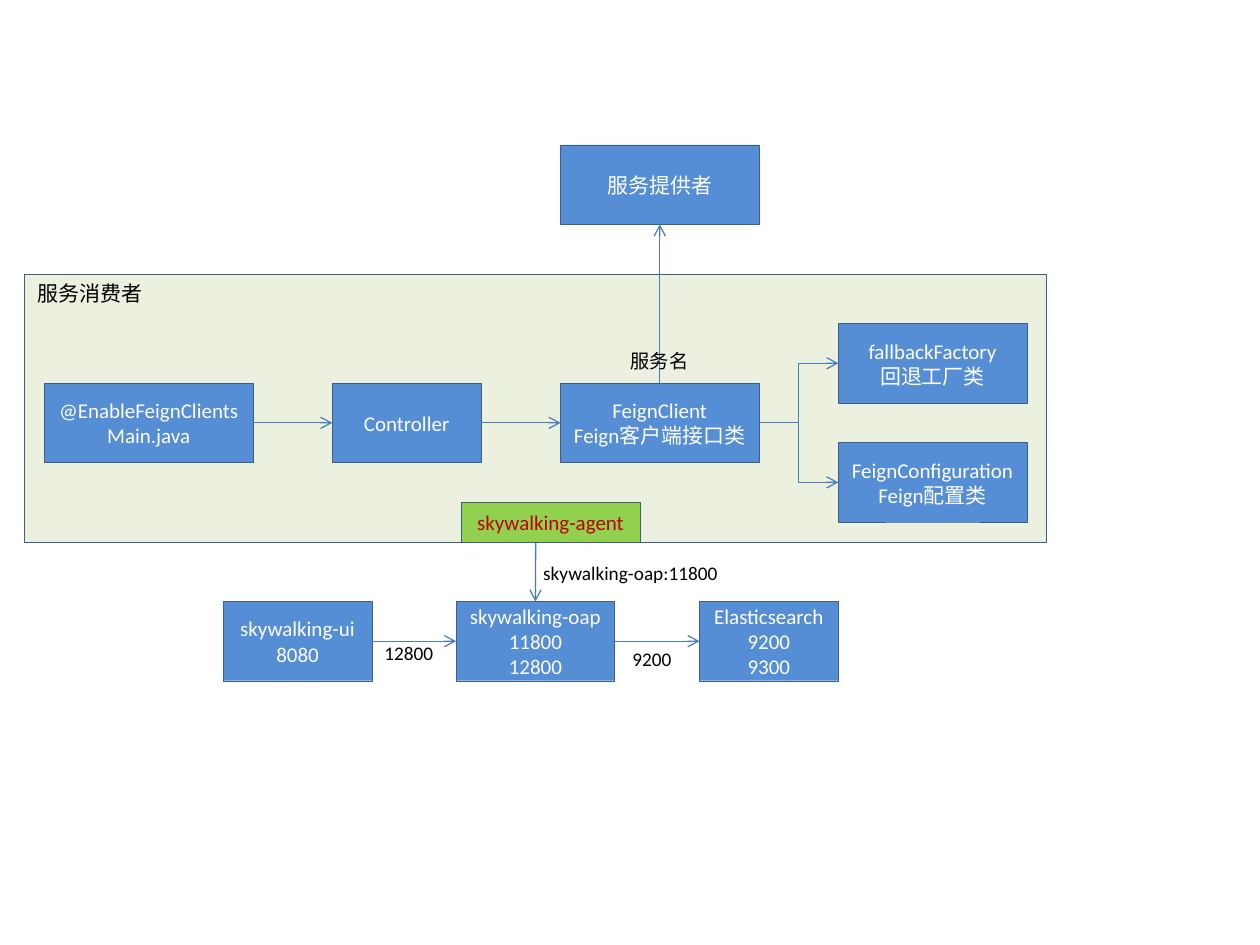
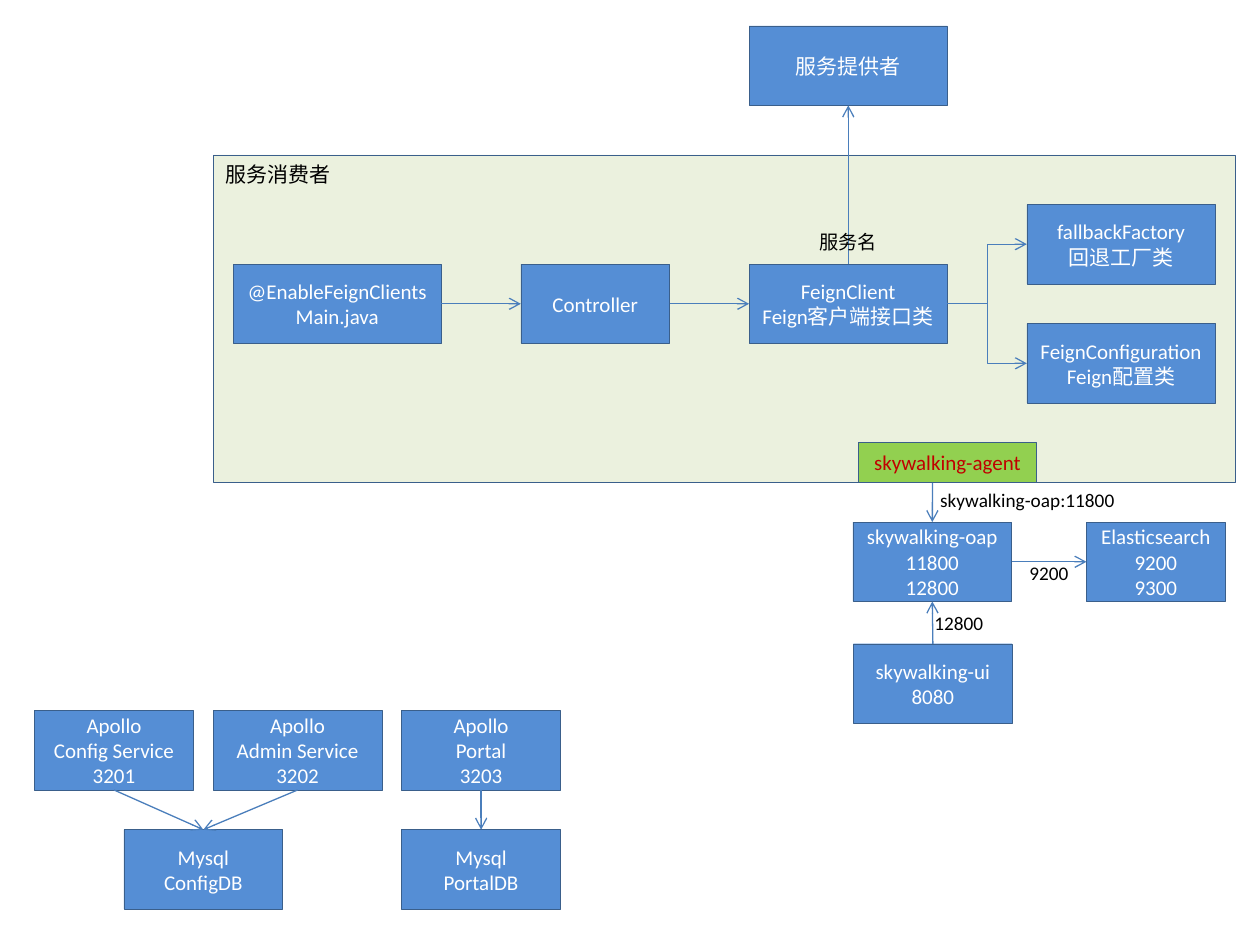
Before and after one commit to chenjumin/seasy-cloud, a slide deck: slide 1 of doc/设计原图.pptx. Drawn at 1260x945 pixels with LibreOffice and Linux fonts; fonts in the diff are those of the drawing. Boxes give left, top, right and bottom in pixels: in the first picture for what was removed or moved away, otherwise in the second. Text is boxed around its words. In the diff, an @@ line names an element or a change of style, - is before the commit and + after.

Commit message:
apollo

```diff
--- a/doc/设计原图.pptx
+++ b/doc/设计原图.pptx
@@ rectangle "服务消费者": place and size @@
-rectangle "服务消费者" at [25,275,1047,543]
+rectangle "服务消费者" at [213,155,1235,483]
@@ 3 rectangles, 1 text: place and size @@
-3 rectangles, 1 text at [333,145,759,462]
+3 rectangles, 1 text at [520,26,946,344]
@@ 3 rectangles, 3 arrows, 2 elbow arrows: place and size @@
-3 rectangles, 3 arrows, 2 elbow arrows at [44,224,1027,522]
+3 rectangles, 3 arrows, 2 elbow arrows at [233,106,1216,403]
@@ rectangle "skywalking-agent": place and size @@
-rectangle "skywalking-agent" at [461,503,640,542]
+rectangle "skywalking-agent" at [858,442,1037,481]
@@ arrow moved from (536, 542) - (536, 601) to (932, 462) - (932, 522) @@
@@ text "skywalking-oap:11800": place and size @@
-text "skywalking-oap:11800" at [543,566,717,584]
+text "skywalking-oap:11800" at [940,493,1114,511]
@@ rectangle "skywalking-oap": place and size @@
-rectangle "skywalking-oap" at [456,601,615,680]
+rectangle "skywalking-oap" at [853,522,1012,601]
@@ rectangle "Elasticsearch": place and size @@
-rectangle "Elasticsearch" at [699,601,838,680]
+rectangle "Elasticsearch" at [1086,522,1225,601]
@@ arrow moved from (615, 641) - (699, 641) to (1012, 562) - (1086, 562) @@
@@ text "9200": place and size @@
-text "9200" at [632,653,671,666]
+text "9200" at [1029,567,1068,580]
@@ text "12800": place and size @@
-text "12800" at [384,647,433,660]
+text "12800" at [934,617,983,630]
@@ arrow moved from (372, 641) - (456, 641) to (932, 644) - (932, 601) @@
@@ rectangle "skywalking-ui": place and size @@
-rectangle "skywalking-ui" at [223,601,372,680]
+rectangle "skywalking-ui" at [853,644,1012,723]
@@ rectangle added at [35,711,194,790], fill #558ED5, outline #3A5F8C 0.25 pt, 12 pt, text #FFFFFF @@
+Apollo
+Config Service
+3201
@@ rectangle added at [213,711,382,790], fill #558ED5, outline #3A5F8C 0.25 pt, 12 pt, text #FFFFFF @@
+Apollo
+Admin Service
+3202
@@ rectangle added at [402,711,561,790], fill #558ED5, outline #3A5F8C 0.25 pt, 12 pt, text #FFFFFF @@
+Apollo
+Portal
+3203
@@ arrow added from (115, 790) to (203, 829), #4B7EBC 0.75 pt @@
@@ arrow added from (297, 790) to (203, 829), #4B7EBC 0.75 pt @@
@@ arrow added from (481, 790) to (481, 829), #4B7EBC 0.75 pt @@
@@ rectangle added at [123,829,282,908], fill #558ED5, outline #3A5F8C 0.25 pt, 12 pt, text #FFFFFF @@
+Mysql
+ConfigDB
@@ rectangle added at [402,829,561,908], fill #558ED5, outline #3A5F8C 0.25 pt, 12 pt, text #FFFFFF @@
+Mysql
+PortalDB
```
Also in this commit, not shown: 2 other files.
